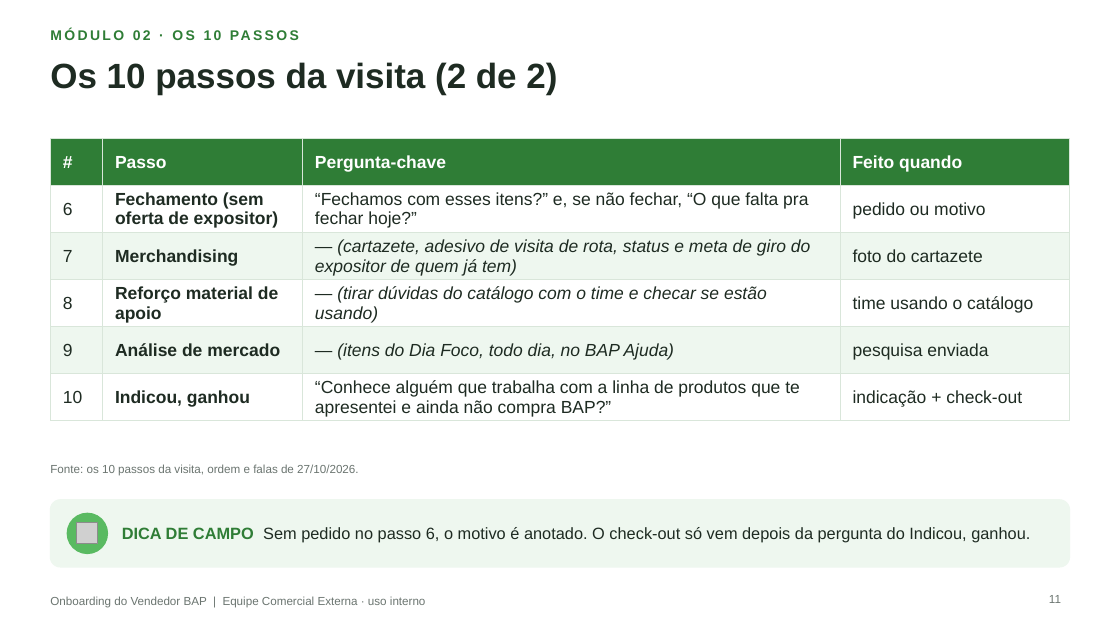
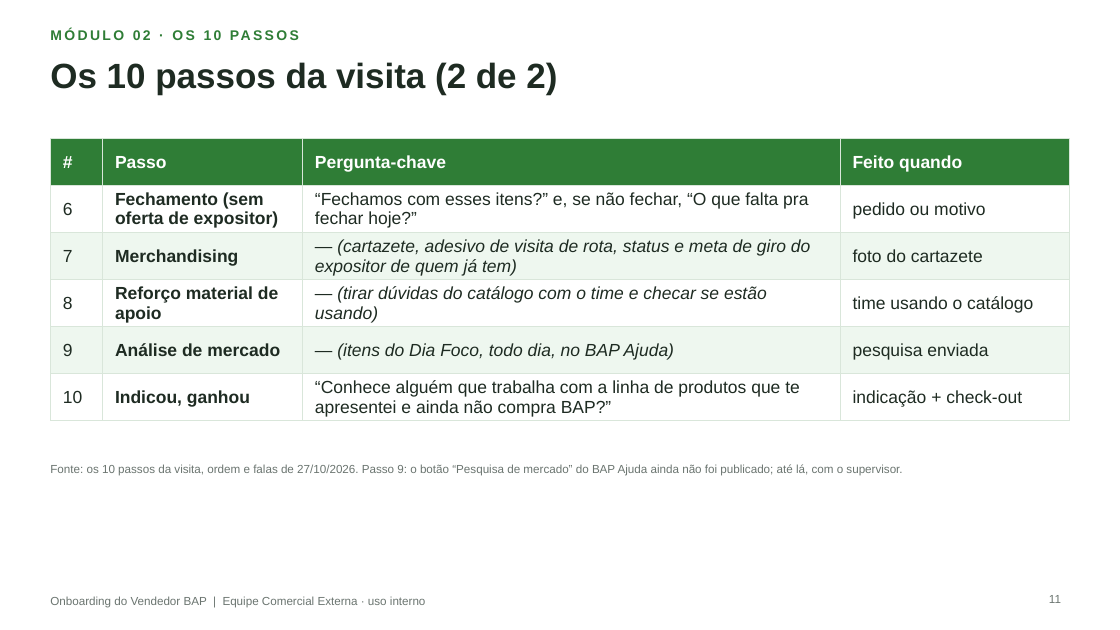
Before and after one commit to aloirr/bapajudacatalogo, a slide deck: slide 11 of catalogo_grafico/entregas/Treinamento_Onboarding_Vendedor_BAP_Vendedores.pptx. Drawn at 1120x630 pixels with LibreOffice and Linux fonts; fonts in the diff are those of the drawing; grey boxes stand for pictures; background and template pictures are left out. Boxes give left, top, right and bottom in pixels: in the first picture for what was removed or moved away, otherwise in the second. Text is boxed around its words. In the diff, an @@ line names an element or a change of style, - is before the commit and + after.

```diff
--- a/catalogo_grafico/entregas/Treinamento_Onboarding_Vendedor_BAP_Vendedores.pptx
+++ b/catalogo_grafico/entregas/Treinamento_Onboarding_Vendedor_BAP_Vendedores.pptx
@@ text at [50,464,902,476]: text changed @@
-Fonte: os 10 passos da visita, ordem e falas de 27/10/2026.
+Fonte: os 10 passos da visita, ordem e falas de 27/10/2026. Passo 9: o botão “Pesquisa de mercado” do BAP Ajuda ainda não foi publicado; até lá, com o supervisor.
@@ rounded rectangle removed at [50,500,1070,567] @@
@@ ellipse removed at [67,513,108,554] @@
@@ picture removed at [77,523,98,544] @@
@@ text removed at [122,527,1030,543] @@
-DICA DE CAMPO Sem pedido no passo 6, o motivo é anotado. O check-out só vem depois da pergunta do Indicou, ganhou.
```
Also in this commit, not shown: 14 other slides changed, 30 other files.
